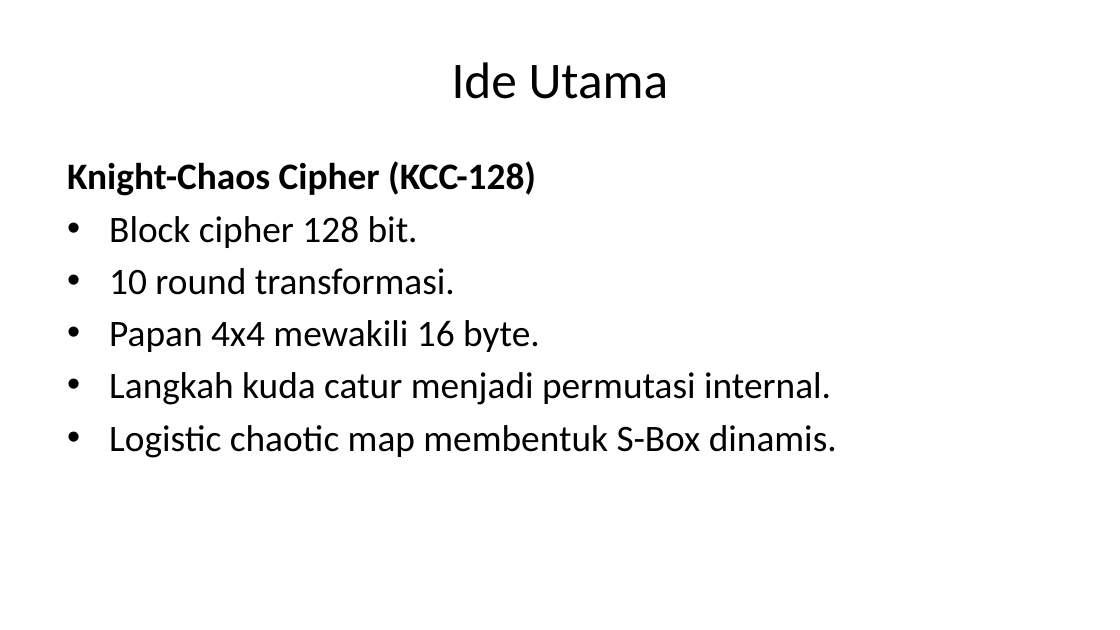
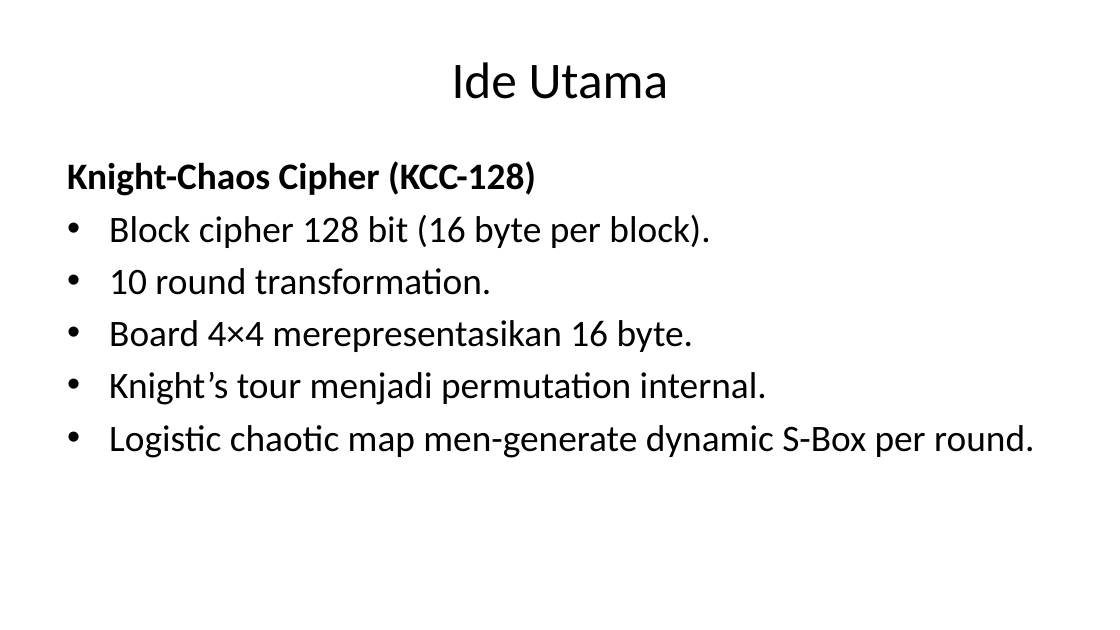
Before and after one commit to riskihajar/knight-chaos-cipher, a slide deck: slide 3 of slides/slides-knight-chaos-cipher.pptx. Drawn at 1120x630 pixels with LibreOffice and Linux fonts; fonts in the diff are those of the drawing. Boxes give left, top, right and bottom in pixels: in the first picture for what was removed or moved away, otherwise in the second. Text is boxed around its words. In the diff, an @@ line names an element or a change of style, - is before the commit and + after.

```diff
--- a/slides/slides-knight-chaos-cipher.pptx
+++ b/slides/slides-knight-chaos-cipher.pptx
@@ text at box(109, 215, 1034, 458): text changed @@
-• Block cipher 128 bit.
-• 10 round transformasi.
-• Papan 4x4 mewakili 16 byte.
-• Langkah kuda catur menjadi permutasi internal.
-• Logistic chaotic map membentuk S-Box dinamis.
+• Block cipher 128 bit (16 byte per block).
+• 10 round transformation.
+• Board 4×4 merepresentasikan 16 byte.
+• Knight’s tour menjadi permutation internal.
+• Logistic chaotic map men-generate dynamic S-Box per round.
```
Also in this commit, not shown: 8 other slides changed, 6 slides added, 4 slides removed, 3 other files.
